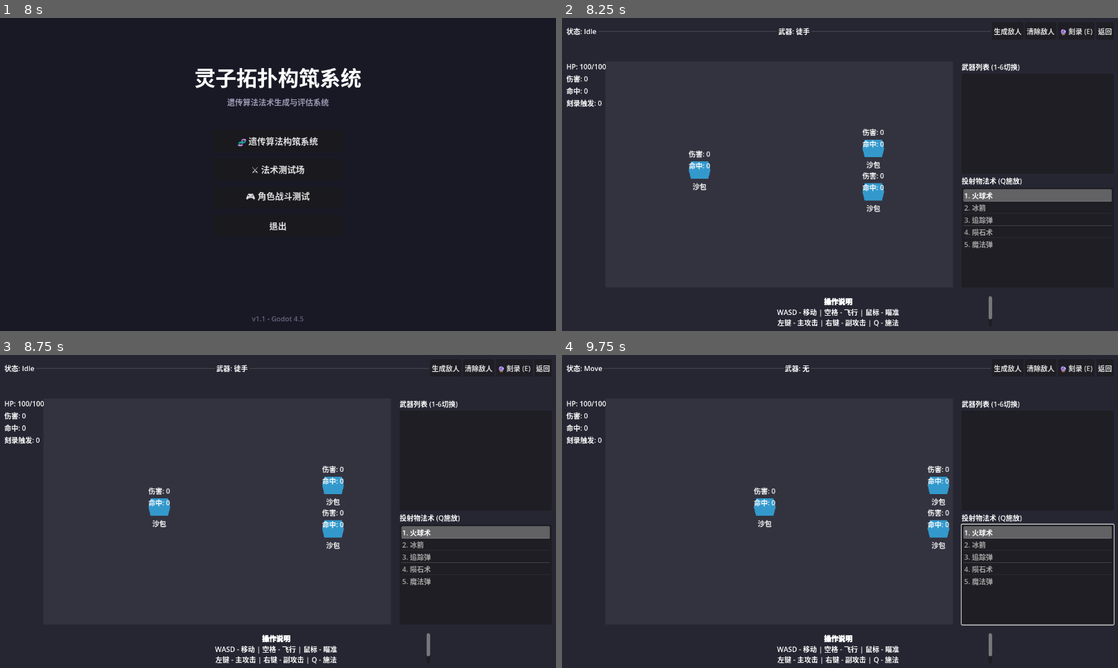
Above: before the commit, frames 1-4 (two rows, left to right).
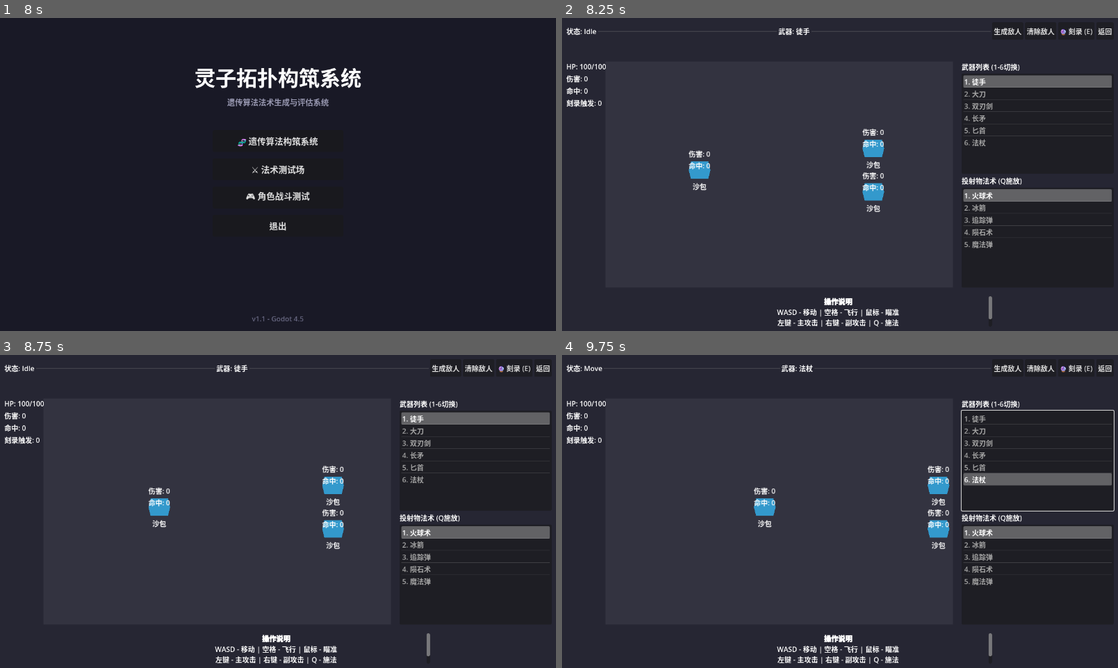
Above: after the commit, the same moments.

Repository: gdszyy/lingzi-topology-system
Game: Godot game, scene res://scenes/main_menu/main_menu.tscn
The game is run twice, just before and just after one commit, with the same random seed, the same clock (stepped at 60 frames per second) and the same inputs.
Inputs (mouse positions are in pixels of both pictures, inside the frame that each line leads up to):
- Up to frame 1 (8 s): click "🧬 遗传算法构筑系统" at 0.5 s; click "开始进化" at 1.25 s; click "开始进化" at 2 s; click "返回主菜单" at 2.75 s; click "⚔️ 法术测试场" at 3.5 s; click "开始测试" at 4.25 s; click "开始测试" at 5 s; click "单体目标" at 5.75 s; click "重置" at 6.5 s; click "返回主菜单" at 7.25 s
- Up to frame 2 (8.25 s): click "🎮 角色战斗测试" at 8 s
- Up to frame 3 (8.75 s): no input
- Up to frame 4 (9.75 s): tap Enter at 8.75 s; move the mouse to (962, 495) at 8.77 s; hold Right (ui_right) 8.78-9.53 s; tap 1 at 8.85 s; click (962, 495) at 8.92 s; tap Space at 9.02 s; move the mouse to (728, 527) at 9.52 s; hold Down (ui_down) from 9.53 s (still down); tap 6 at 9.6 s

Frame 1 is identical in both runs. In frame 2, 1.4% of the frame differs, in the area x 72-99%, y 18-42%; in frame 3, 1.4%; in frame 4, 2.1%, in the area x 39-100%, y 3-87%.
Error before the commit: Invalid assignment of property or key 'primary_attacks' with value of type 'Array' on a base object of type 'Resource (WeaponData)'. (res://scripts/combat/weap…
Error after the commit: Invalid assignment of property or key 'allowed_triggers' with value of type 'Array' on a base object of type 'Resource (EngravingSlot)'. (res://resources/comba…

Commit message:
fix: 修复weapon_presets.gd数组赋值错误和三元运算符类型问题
修复内容：

1. weapon_presets.gd:
   - 将所有 weapon.primary_attacks = [...] 改为 weapon.primary_attacks.append(...)
   - 将所有 weapon.secondary_attacks = [...] 改为 weapon.secondary_attacks.append(...)
   - 影响函数: create_greatsword, create_dual_blade, create_spear, create_dagger, create_staff

2. status_effect_manager.gd:
   - 修复三元运算符类型不兼容问题
   - 将 'instance_from_id(target_id) if target_id is int else null'
     改为显式的 if 语句以避免类型不匹配

Diff:
--- a/scripts/combat/weapon_presets.gd
+++ b/scripts/combat/weapon_presets.gd
@@ -40,7 +40,8 @@
 	slash2.swing_end_angle = -60.0
 	slash2.impulse_multiplier = 1.2
 
-	weapon.primary_attacks = [slash1, slash2]
+	weapon.primary_attacks.append(slash1)
+	weapon.primary_attacks.append(slash2)
 
 	var smash = AttackData.new()
 	smash.attack_name = "重劈"
@@ -55,7 +56,7 @@
 	smash.impulse_multiplier = 2.0
 	smash.knockback_multiplier = 2.0
 
-	weapon.secondary_attacks = [smash]
+	weapon.secondary_attacks.append(smash)
 
 	return weapon
 
@@ -97,7 +98,8 @@
 	slash2.swing_start_angle = 45.0
 	slash2.swing_end_angle = -45.0
 
-	weapon.primary_attacks = [slash1, slash2]
+	weapon.primary_attacks.append(slash1)
+	weapon.primary_attacks.append(slash2)
 
 	var thrust = AttackData.new()
 	thrust.attack_name = "短刺"
@@ -111,7 +113,7 @@
 	thrust.swing_end_angle = 0.0
 	thrust.impulse_multiplier = 1.5
 
-	weapon.secondary_attacks = [thrust]
+	weapon.secondary_attacks.append(thrust)
 
 	return weapon
 
@@ -161,7 +163,9 @@
 	thrust3.can_combo = false
 	thrust3.impulse_multiplier = 1.8
 
-	weapon.primary_attacks = [thrust1, thrust2, thrust3]
+	weapon.primary_attacks.append(thrust1)
+	weapon.primary_attacks.append(thrust2)
+	weapon.primary_attacks.append(thrust3)
 
 	var spin = AttackData.new()
 	spin.attack_name = "舞枪"
@@ -176,7 +180,7 @@
 	spin.impulse_multiplier = 0.5
 	spin.knockback_multiplier = 1.5
 
-	weapon.secondary_attacks = [spin]
+	weapon.secondary_attacks.append(spin)
 
 	return weapon
 
@@ -207,7 +211,7 @@
 	slash.swing_start_angle = -30.0
 	slash.swing_end_angle = 30.0
 
-	weapon.primary_attacks = [slash]
+	weapon.primary_attacks.append(slash)
 
 	var backstab = AttackData.new()
 	backstab.attack_name = "背刺"
@@ -221,7 +225,7 @@
 	backstab.can_combo = false
 	backstab.impulse_multiplier = 1.5
 
-	weapon.secondary_attacks = [backstab]
+	weapon.secondary_attacks.append(backstab)
 
 	return weapon
 
@@ -252,7 +256,7 @@
 	strike.swing_start_angle = -45.0
 	strike.swing_end_angle = 45.0
 
-	weapon.primary_attacks = [strike]
+	weapon.primary_attacks.append(strike)
 
 	var sweep = AttackData.new()
 	sweep.attack_name = "横扫"
@@ -266,7 +270,7 @@
 	sweep.swing_end_angle = 90.0
 	sweep.knockback_multiplier = 1.5
 
-	weapon.secondary_attacks = [sweep]
+	weapon.secondary_attacks.append(sweep)
 
 	return weapon
 
--- a/scripts/runtime/status_effect_manager.gd
+++ b/scripts/runtime/status_effect_manager.gd
@@ -28,7 +28,9 @@
 
 	for target_id in active_effects:
 		var target_effects = active_effects[target_id]
-		var target_node = instance_from_id(target_id) if target_id is int else null
+		var target_node: Object = null
+		if target_id is int:
+			target_node = instance_from_id(target_id)
 
 		if target_node == null or not is_instance_valid(target_node):
 			to_remove.append(target_id)
